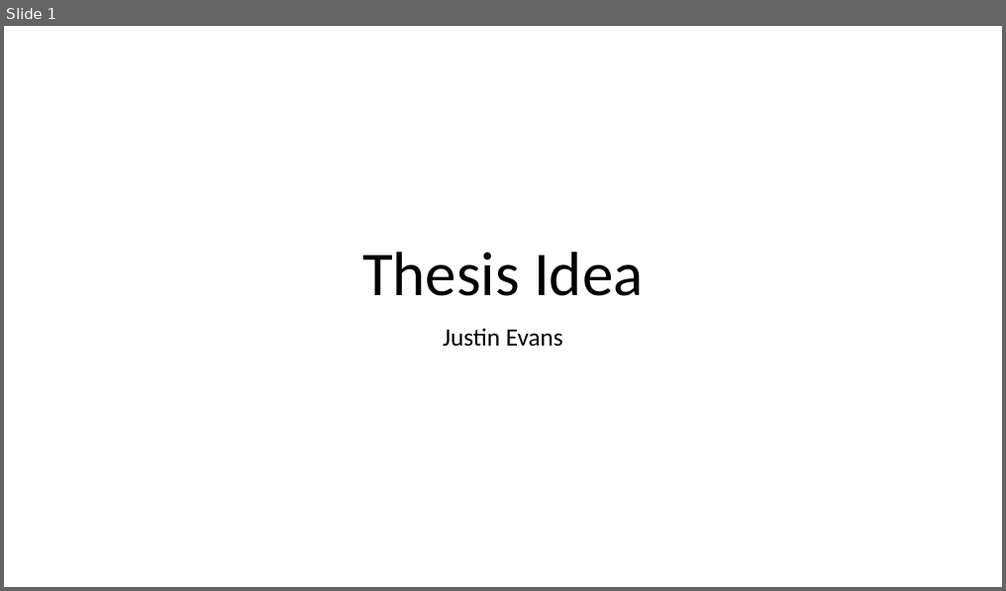
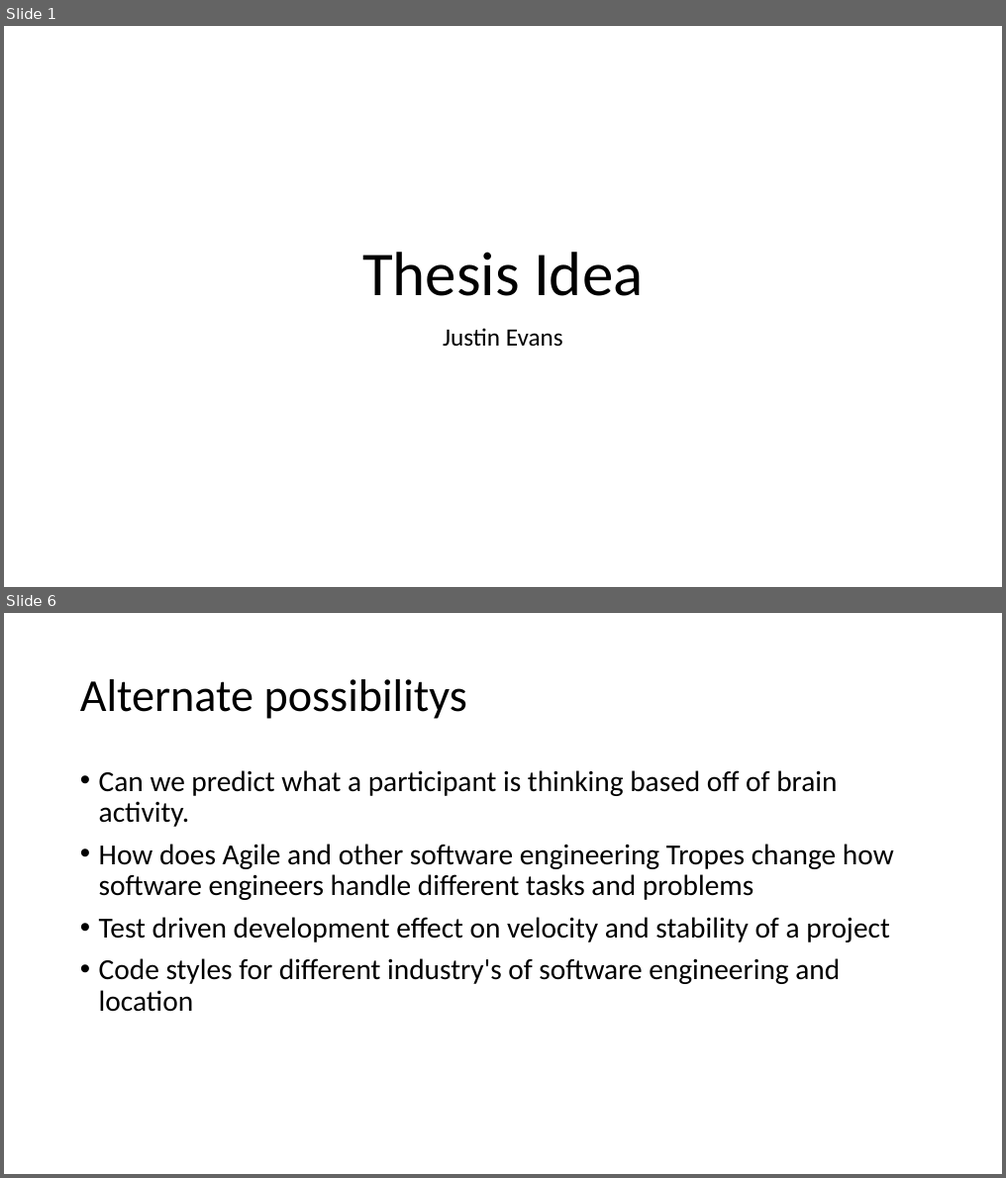
Before and after one commit to nauticalmonkey/CalPolyThesis, a slide deck: Thesis Idea.pptx. Shown one above the other, each under a label of ours: slide 1 before the commit, slides 1 and 6 after it; the slides between them are not shown. The pictures are 1006x591 and 1006x1178 pixels, drawn with LibreOffice and Linux fonts; fonts in the diff are those of the drawing. Boxes give left, top, right and bottom in pixels: in the first picture for what was removed or moved away, otherwise in the second. Text is boxed around its words. In the diff, an @@ line names an element or a change of style, - is before the commit and + after.

```diff
--- a/Thesis Idea.pptx
+++ b/Thesis Idea.pptx
@@ slide 6 added at bbox=[4, 613, 1002, 1174], background #FFFFFF @@
@@ title added at bbox=[80, 679, 467, 719], 44 pt, text #000000 @@
+Alternate possibilitys
@@ text added at bbox=[99, 770, 894, 1012], 28 pt, text #000000 @@
+• Can we predict what a participant is thinking based off of brain activity.
+• How does Agile and other software engineering Tropes change how software engineers handle different tasks and problems
+• Test driven development effect on velocity and stability of a project
+• Code styles for different industry's of software engineering and location
```
Also in this commit, not shown: 2 slides changed, 2 other slides added, 1 slide removed.
